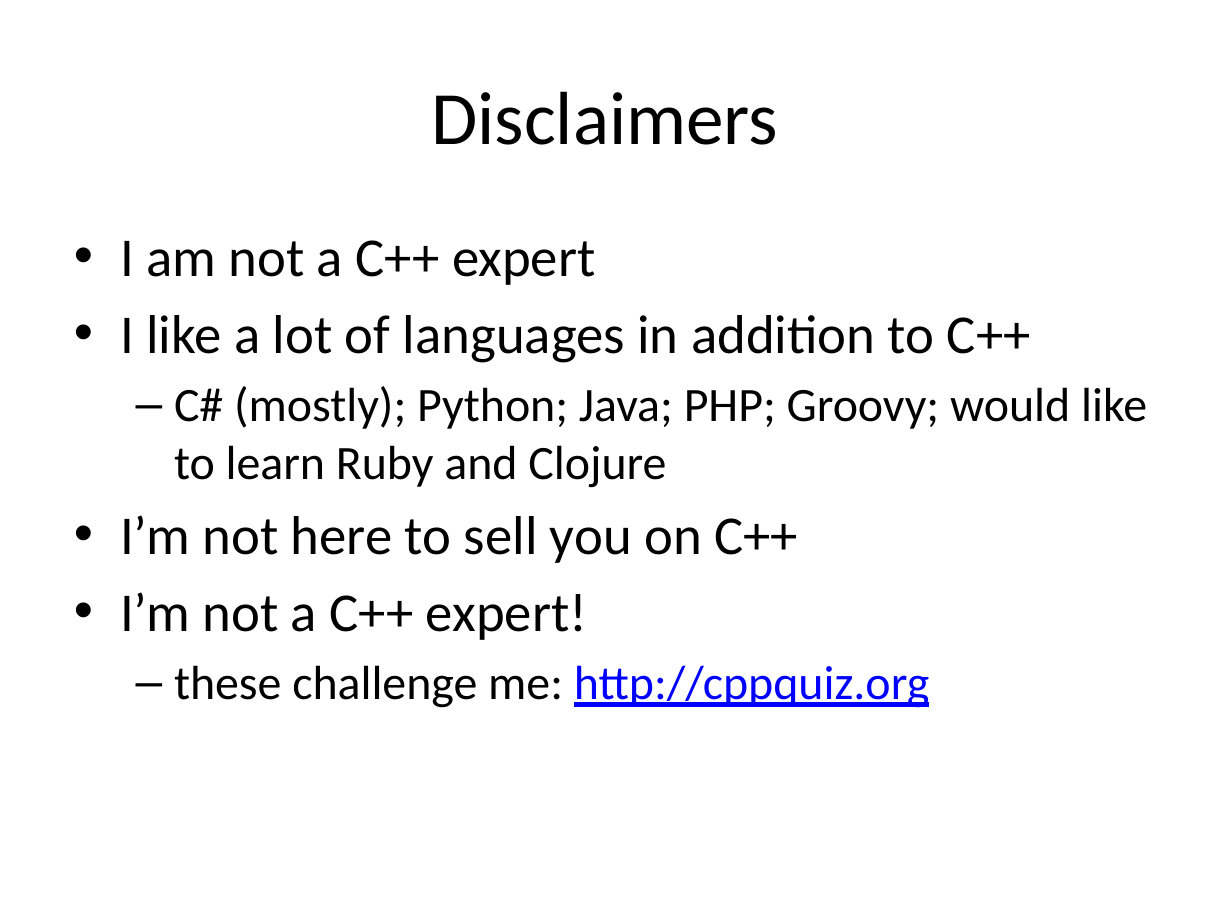
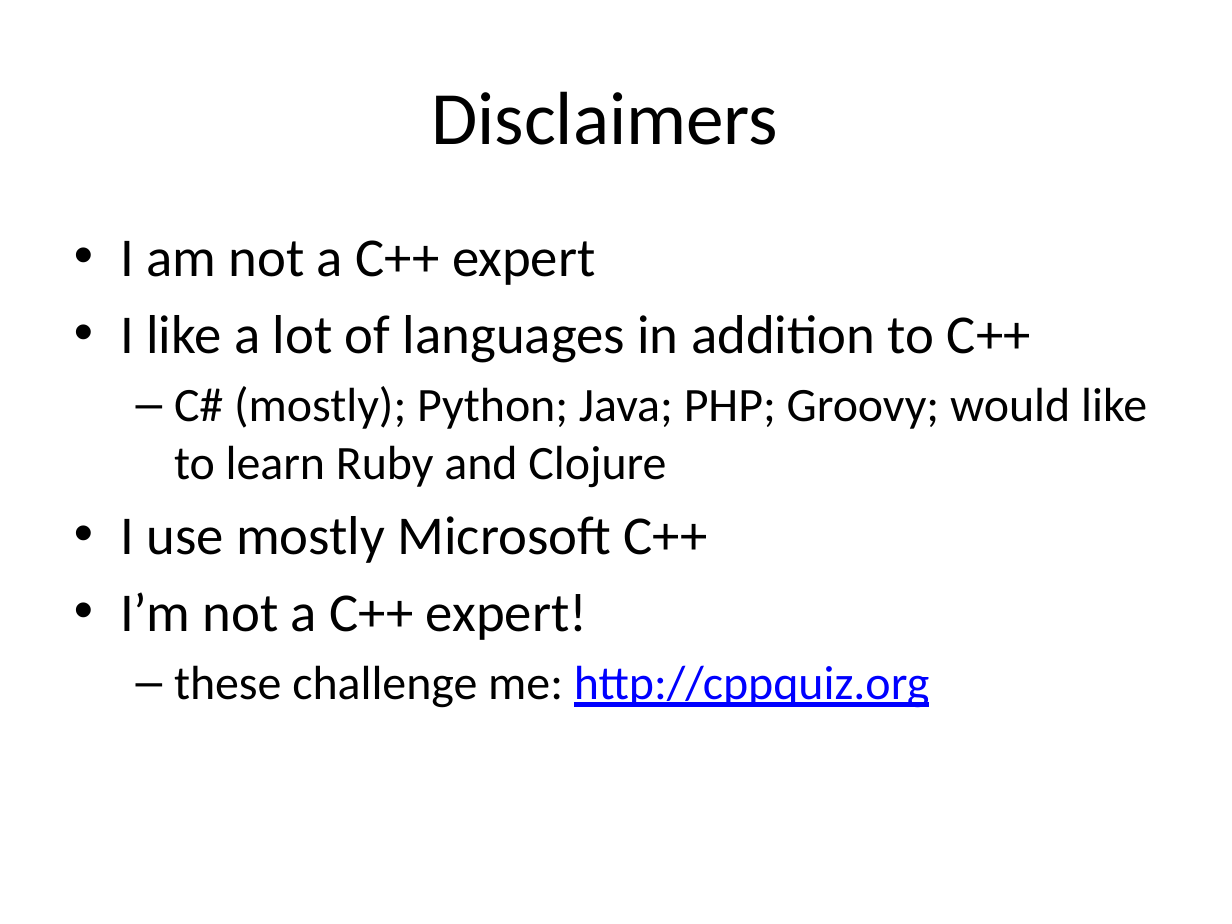
Before and after one commit to fellmad/FunWithCpp11, a slide deck: slide 2 of doc/Fun_with_C++11.pptx. Drawn at 1232x924 pixels with LibreOffice and Linux fonts; fonts in the diff are those of the drawing. Boxes give left, top, right and bottom in pixels: in the first picture for what was removed or moved away, otherwise in the second. Text is boxed around its words. In the diff, an @@ line names an element or a change of style, - is before the commit and + after.

```diff
--- a/doc/Fun_with_C++11.pptx
+++ b/doc/Fun_with_C++11.pptx
@@ text at (120, 516, 708, 563): text changed @@
-• I’m not here to sell you on C++
+• I use mostly Microsoft C++
```
Also in this commit, not shown: 2 other slides changed.
